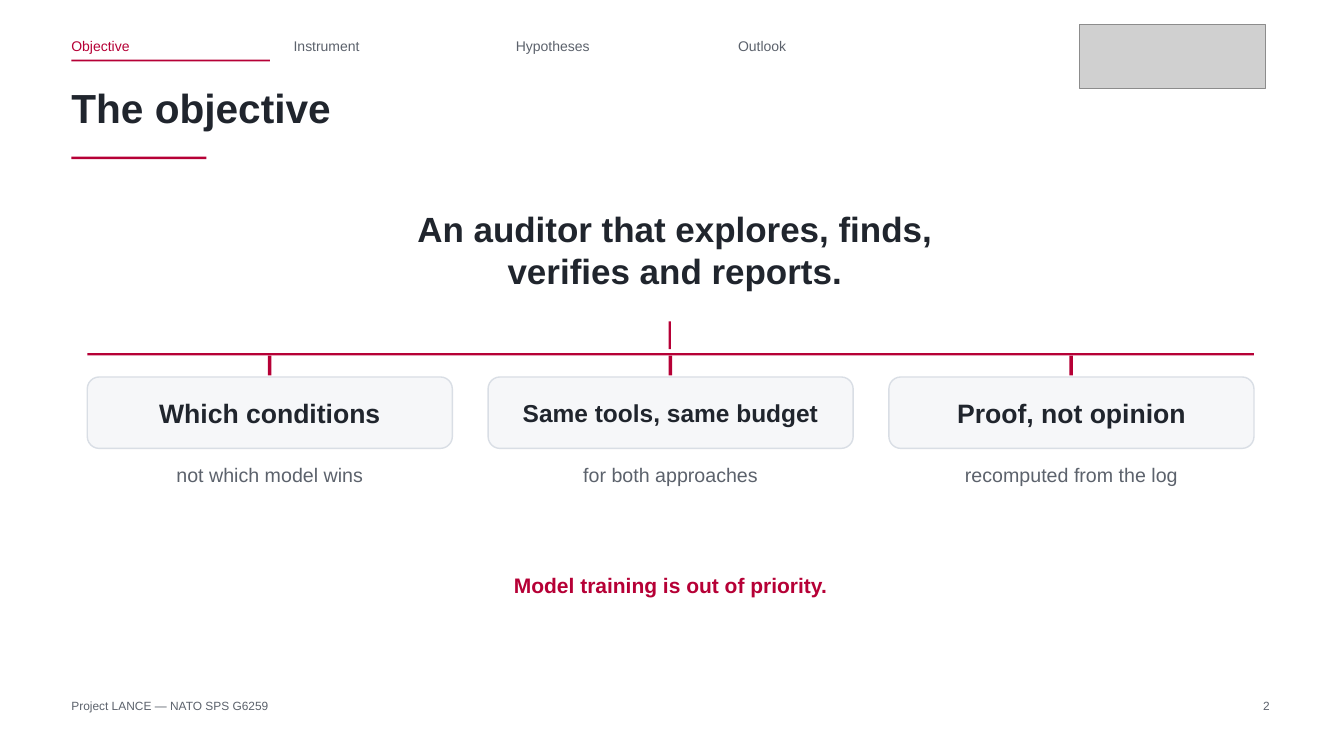
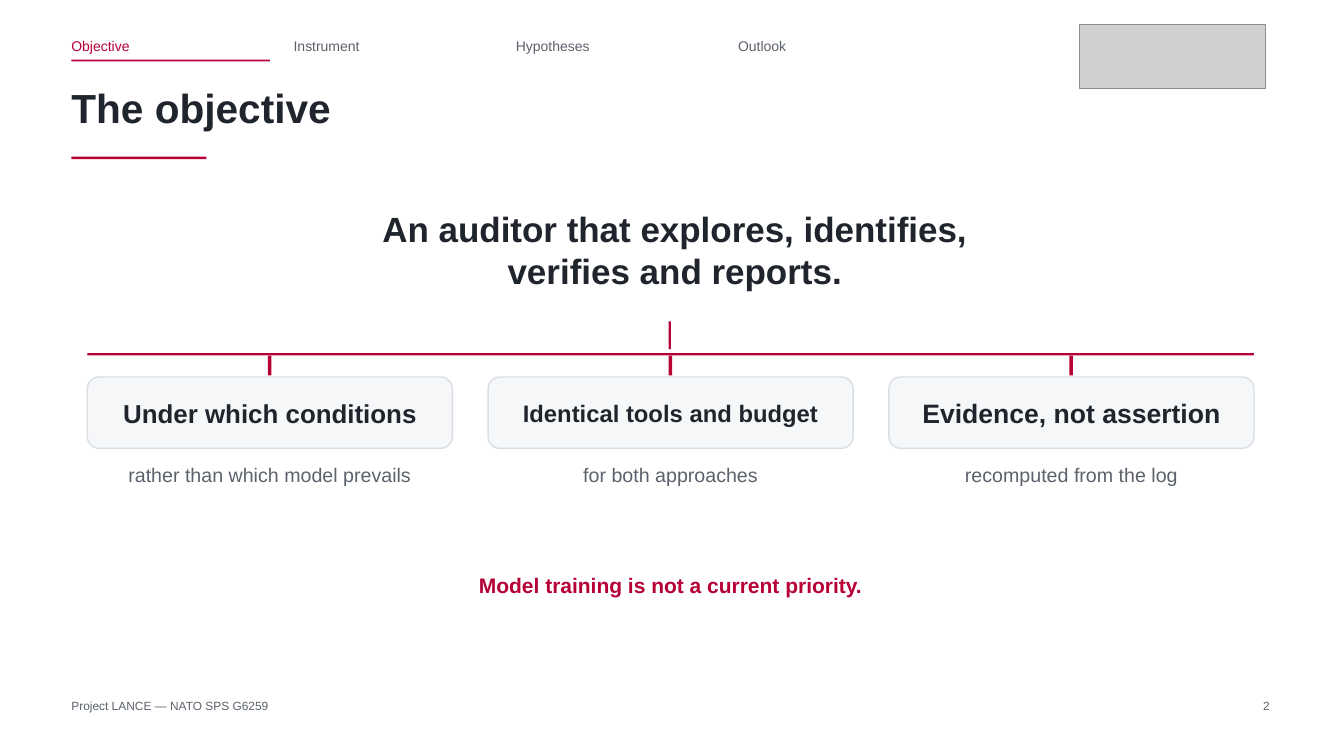
Before and after one commit to Tanguyvans/LANCE, a slide deck: slide 2 of objectifs/presentation-2026-10-23/slides.pptx. Drawn at 1344x756 pixels with LibreOffice and Linux fonts; fonts in the diff are those of the drawing; grey boxes stand for pictures. Boxes give left, top, right and bottom in pixels: in the first picture for what was removed or moved away, otherwise in the second. Text is boxed around its words. In the diff, an @@ line names an element or a change of style, - is before the commit and + after.

```diff
--- a/objectifs/presentation-2026-10-23/slides.pptx
+++ b/objectifs/presentation-2026-10-23/slides.pptx
@@ text at (382, 216, 967, 249): text changed @@
-An auditor that explores, finds,
+An auditor that explores, identifies,
@@ text in rounded rectangle at (123, 404, 417, 424): text changed; size 19 to 18.5 pt @@
-Which conditions
+Under which conditions
@@ text in rounded rectangle at (523, 404, 818, 427): text changed; size 17.5 to 17 pt @@
-Same tools, same budget
+Identical tools and budget
@@ text in rounded rectangle at (922, 403, 1220, 427): text changed @@
-Proof, not opinion
+Evidence, not assertion
@@ text at (128, 468, 411, 486): text changed @@
-not which model wins
+rather than which model prevails
@@ text at (479, 577, 861, 598): text changed @@
-Model training is out of priority.
+Model training is not a current priority.
```
Also in this commit, not shown: 8 other slides changed, 1 other file.
